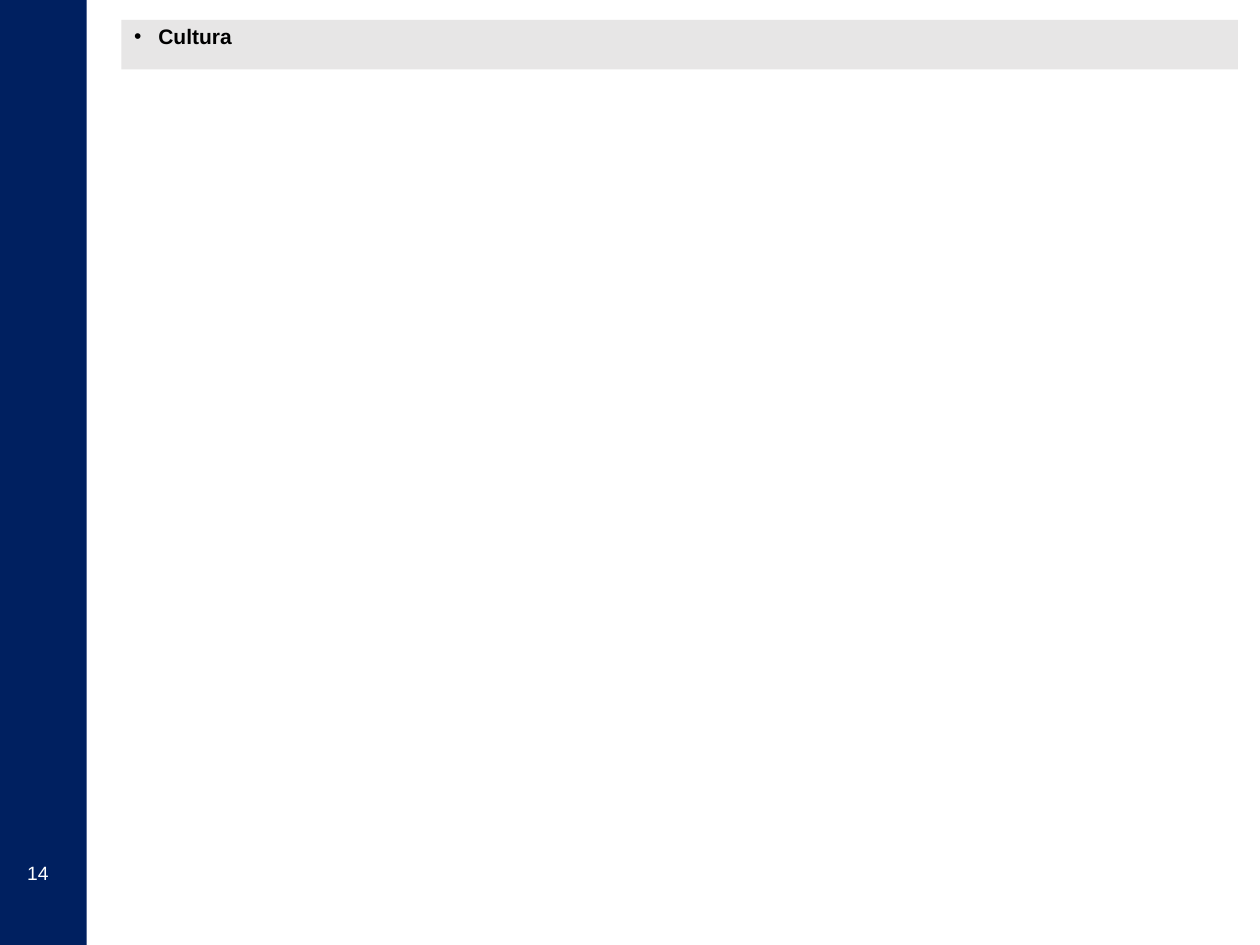
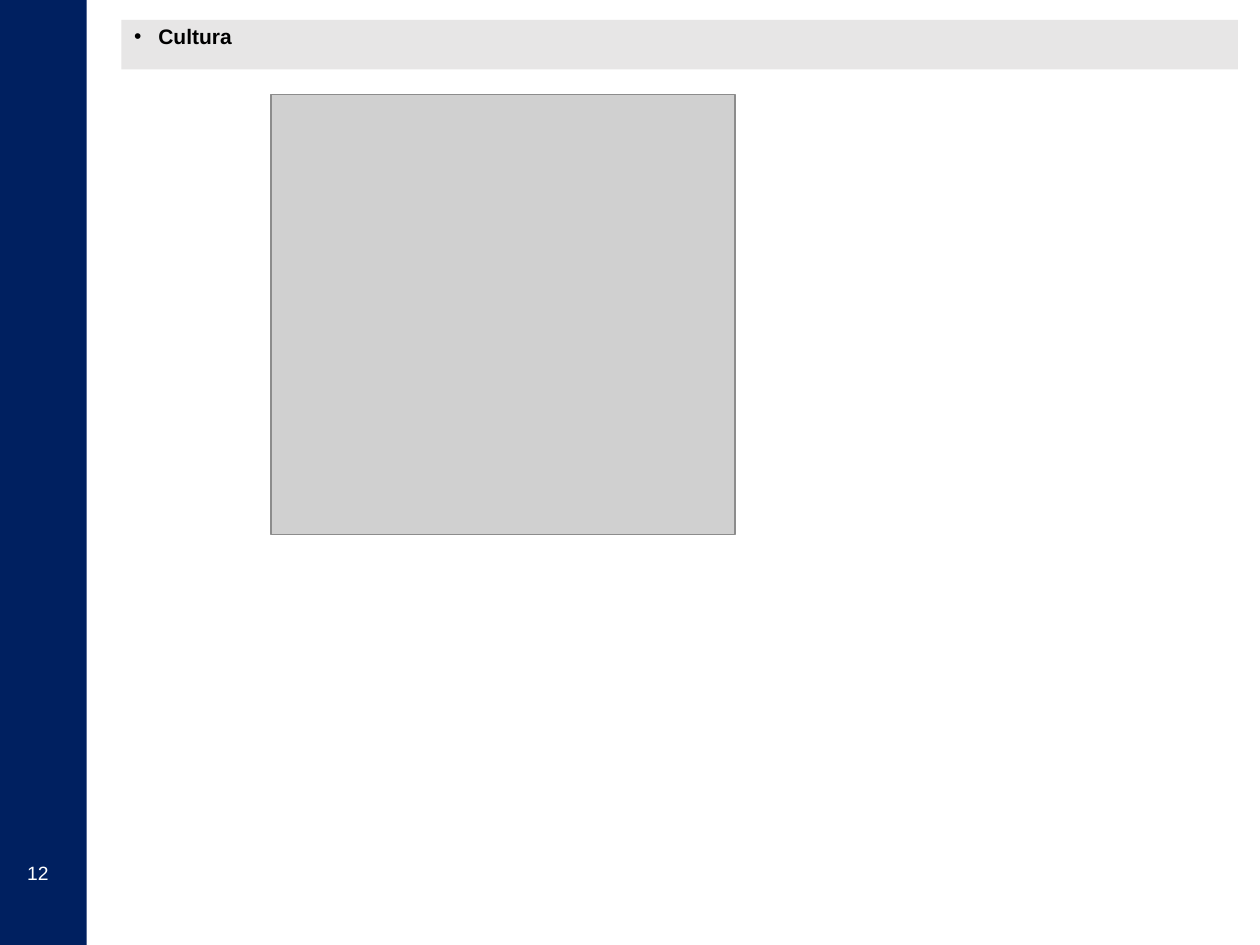
Before and after one commit to Gabulhas/CompWeb, a slide deck: slide 12 of UBI_CompWeb_2018_templates.pptx (slide 14 before the commit). Drawn at 1260x945 pixels with LibreOffice and Linux fonts; fonts in the diff are those of the drawing; grey boxes stand for pictures; background and template pictures are left out. Boxes give left, top, right and bottom in pixels: in the first picture for what was removed or moved away, otherwise in the second. Text is boxed around its words. In the diff, an @@ line names an element or a change of style, - is before the commit and + after.

```diff
--- a/UBI_CompWeb_2018_templates.pptx
+++ b/UBI_CompWeb_2018_templates.pptx
@@ picture added at box(271, 94, 735, 534) @@
@@ page number at box(27, 866, 48, 880): text changed @@
-14
+12
```
Also in this commit, not shown: 8 other slides changed, 3 slides added, 3 slides removed.
